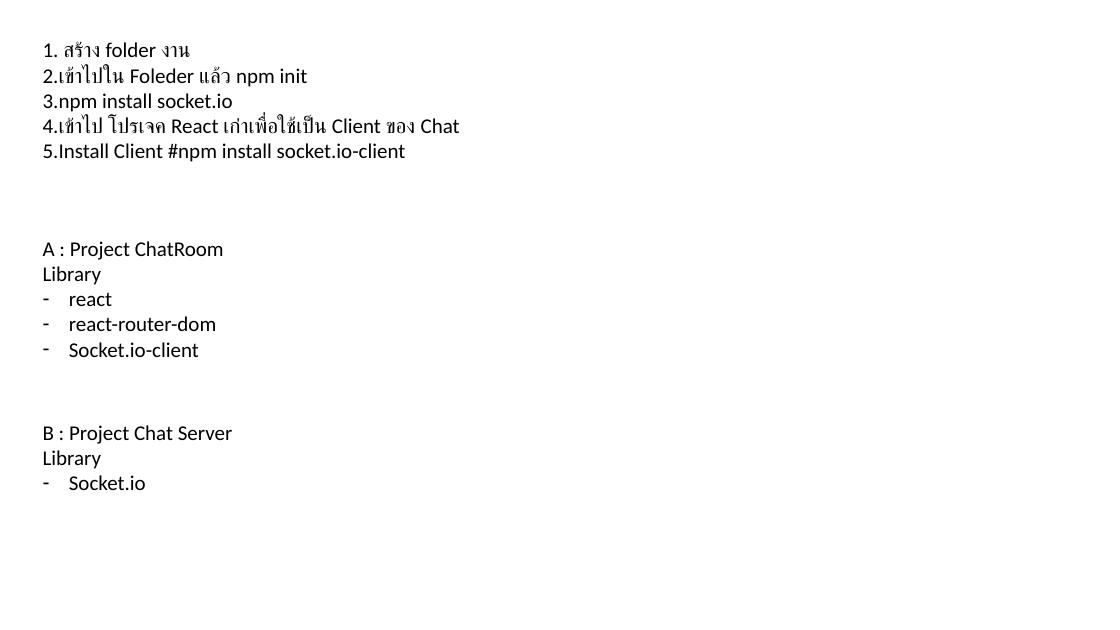
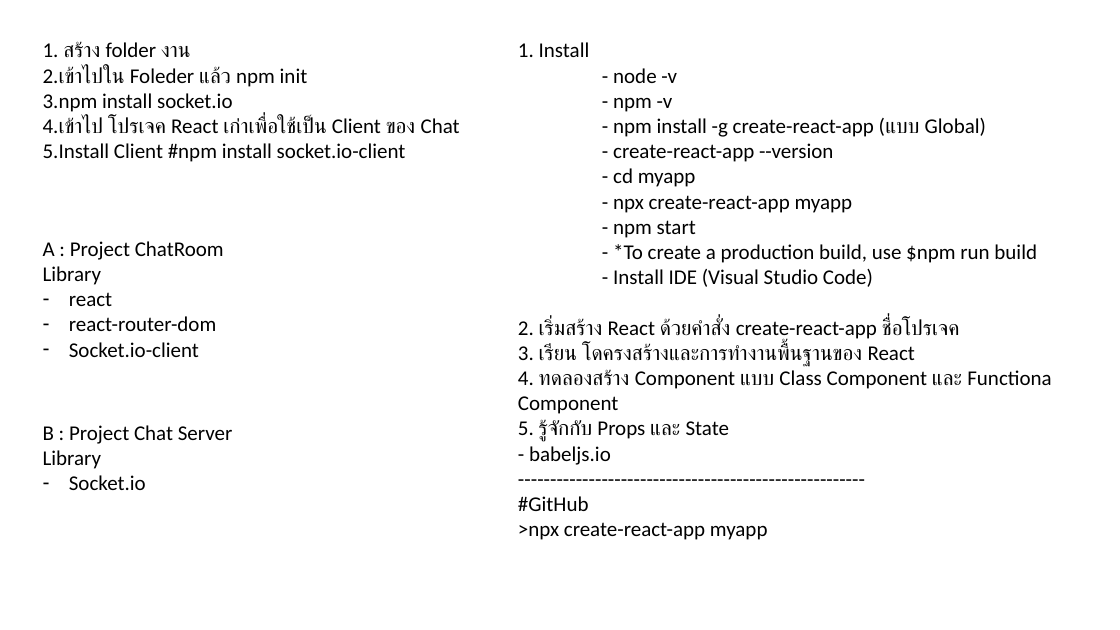
Before and after one commit to akarawat/React_SocketIO_Chat, a slide deck: slide 2 of How to Sociket_io.pptx. Drawn at 1120x630 pixels with LibreOffice and Linux fonts; fonts in the diff are those of the drawing. Boxes give left, top, right and bottom in pixels: in the first picture for what was removed or moved away, otherwise in the second. Text is boxed around its words. In the diff, an @@ line names an element or a change of style, - is before the commit and + after.

```diff
--- a/How to Sociket_io.pptx
+++ b/How to Sociket_io.pptx
@@ text added at [518,42,1051,540], 18 pt, text #000000 @@
+1. Install
+- node -v
+- npm -v
+- npm install -g create-react-app (แบบ Global)
+- create-react-app --version
+- cd myapp
+- npx create-react-app myapp
+- npm start
+- *To create a production build, use $npm run build
+- Install IDE (Visual Studio Code)
+2. เริ่มสร้าง React ด้วยคำสั่ง create-react-app ชื่อโปรเจค
+3. เรียน โดครงสร้างและการทำงานพื้นฐานของ React
+4. ทดลองสร้าง Component แบบ Class Component และ Functiona Component
+5. รู้จักกับ Props และ State
+- babeljs.io
+------------------------------------------------------
+#GitHub
+>npx create-react-app myapp
```
Also in this commit, not shown: 1 other slide changed, 3 slides added, 8 other files.
